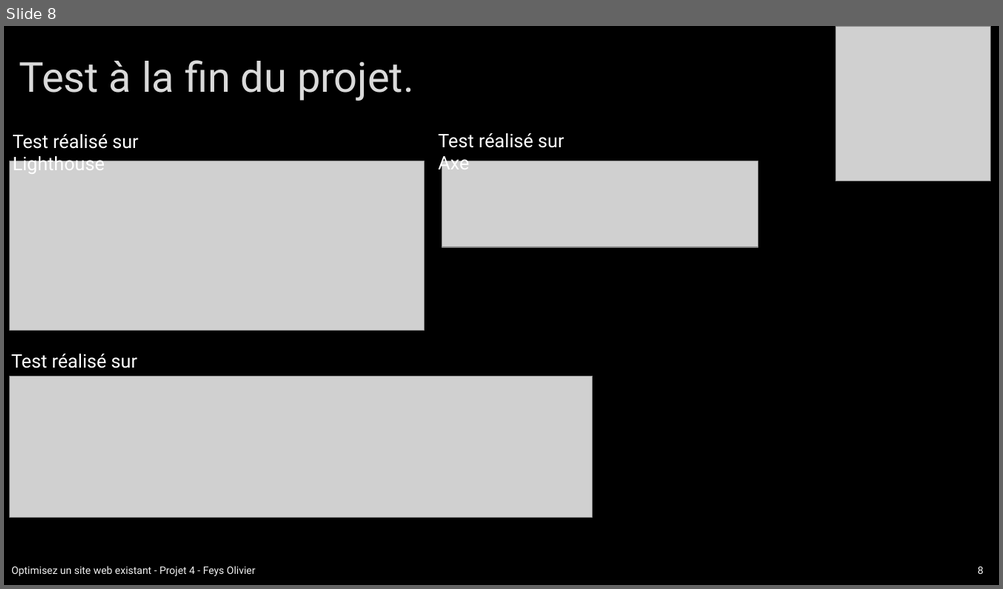
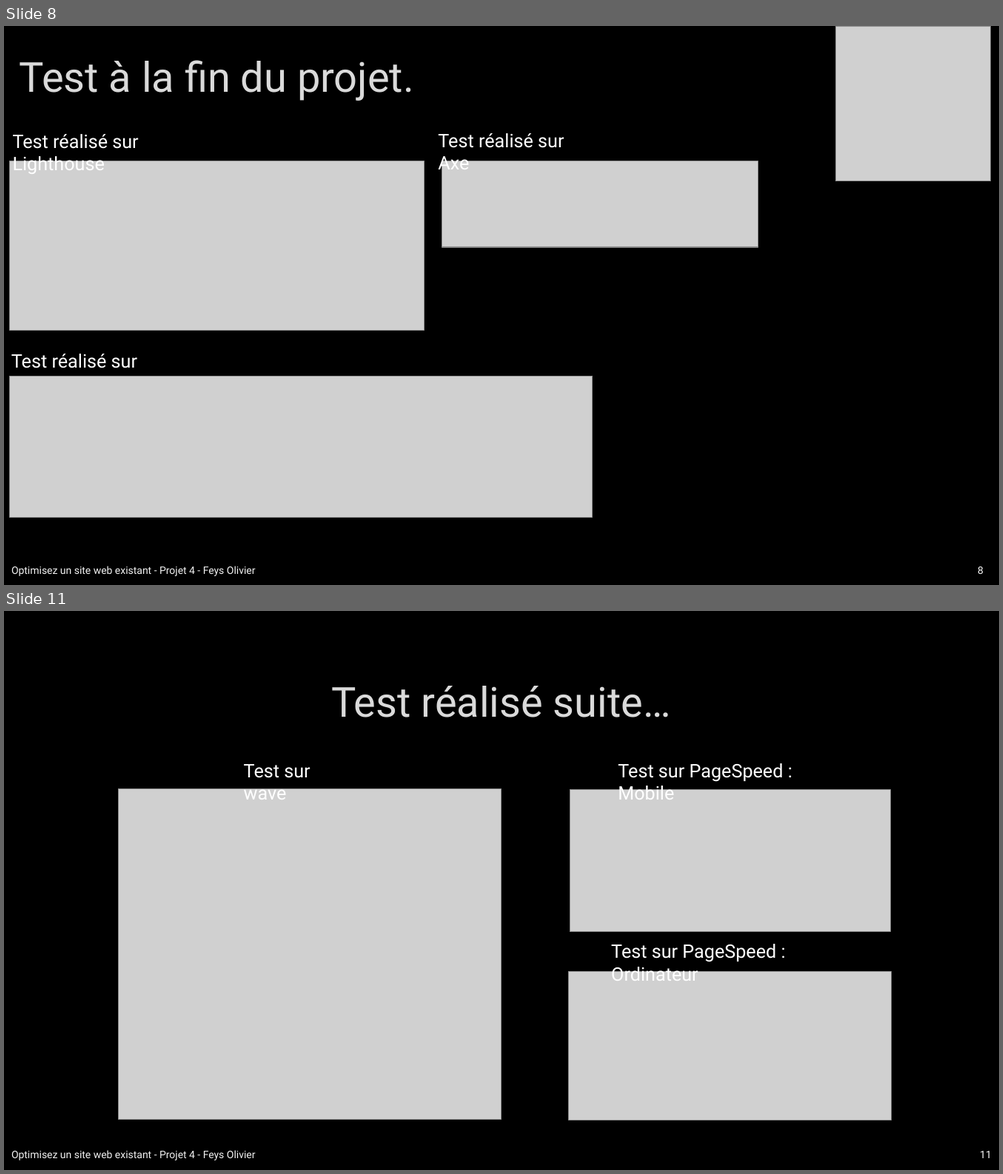
Before and after one commit to Olive59/Projet-4, a slide deck: p4-03-rapport.pptx. Shown one above the other, each under a label of ours: slide 8 before the commit, slides 8 and 11 after it; the slides between them are not shown. The pictures are 1003x589 and 1003x1174 pixels, drawn with LibreOffice and Linux fonts; fonts in the diff are those of the drawing; grey boxes stand for pictures; background and template pictures are left out. Boxes give left, top, right and bottom in pixels: in the first picture for what was removed or moved away, otherwise in the second. Text is boxed around its words. In the diff, an @@ line names an element or a change of style, - is before the commit and + after.

```diff
--- a/p4-03-rapport.pptx
+++ b/p4-03-rapport.pptx
@@ slide 11 added at (4, 611, 999, 1170), background picture (left out) @@
@@ title added at (331, 686, 671, 718), 40 pt, text #DADADA @@
+Test réalisé suite…
@@ text added at (244, 764, 310, 800), 18 pt, text #FFFFFF @@
+Test sur wave
@@ text added at (617, 763, 783, 800), 18 pt, text #FFFFFF @@
+Test sur PageSpeed : Mobile
@@ picture added at (119, 789, 501, 1121) @@
@@ picture added at (569, 789, 891, 932) @@
@@ text added at (611, 944, 776, 981), 18 pt, text #FFFFFF @@
+Test sur PageSpeed : Ordinateur
@@ picture added at (569, 972, 891, 1121) @@
@@ text added at (11, 1150, 256, 1161), 10 pt, text #F2F2F2 @@
+Optimisez un site web existant - Projet 4 - Feys Olivier
@@ page number added at (979, 1151, 991, 1159), 10 pt, text #F2F2F2 @@
+11
```
Also in this commit, not shown: 3 slides changed, 4 other slides added, 13 other files.
